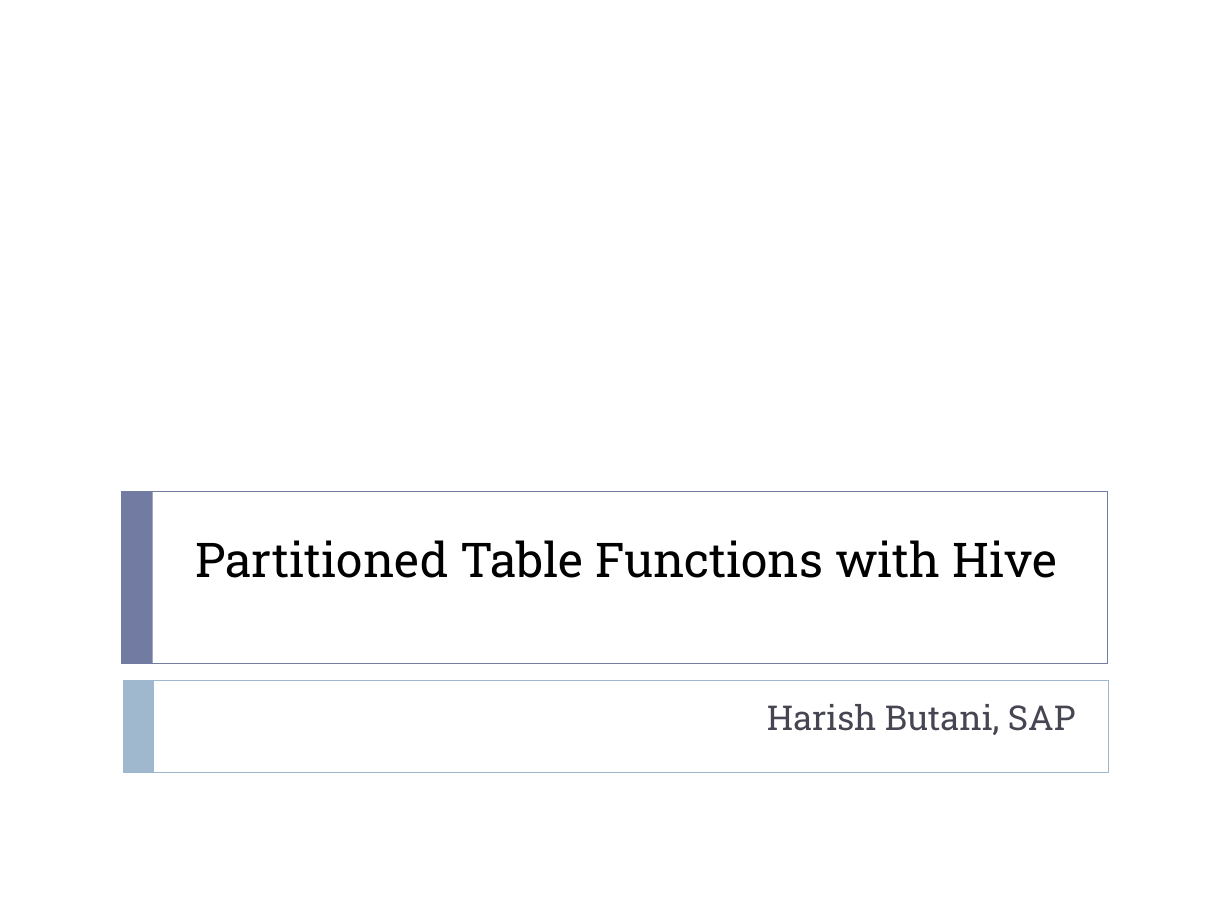
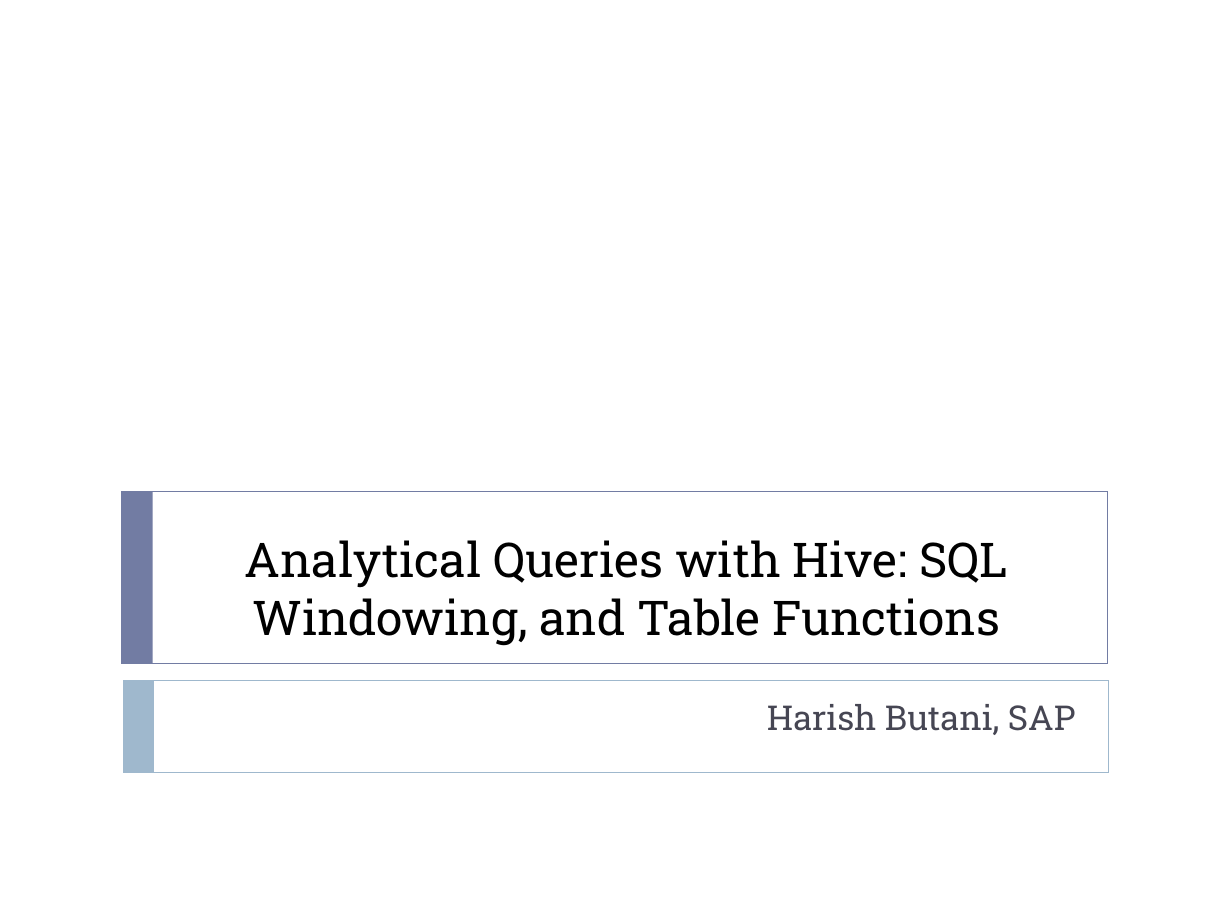
Before and after one commit to hbutani/SQLWindowing, a slide deck: slide 1 of docs/SQW.ppt. Drawn at 1232x924 pixels with LibreOffice and Linux fonts; fonts in the diff are those of the drawing. Boxes give left, top, right and bottom in pixels: in the first picture for what was removed or moved away, otherwise in the second. Text is boxed around its words. In the diff, an @@ line names an element or a change of style, - is before the commit and + after.

```diff
--- a/docs/SQW.ppt
+++ b/docs/SQW.ppt
@@ title at box(245, 540, 1008, 646): text changed @@
-Partitioned Table Functions with Hive
+Analytical Queries with Hive: SQL Windowing, and Table Functions
```
Also in this commit, not shown: 5 other slides changed, 13 slides removed.
